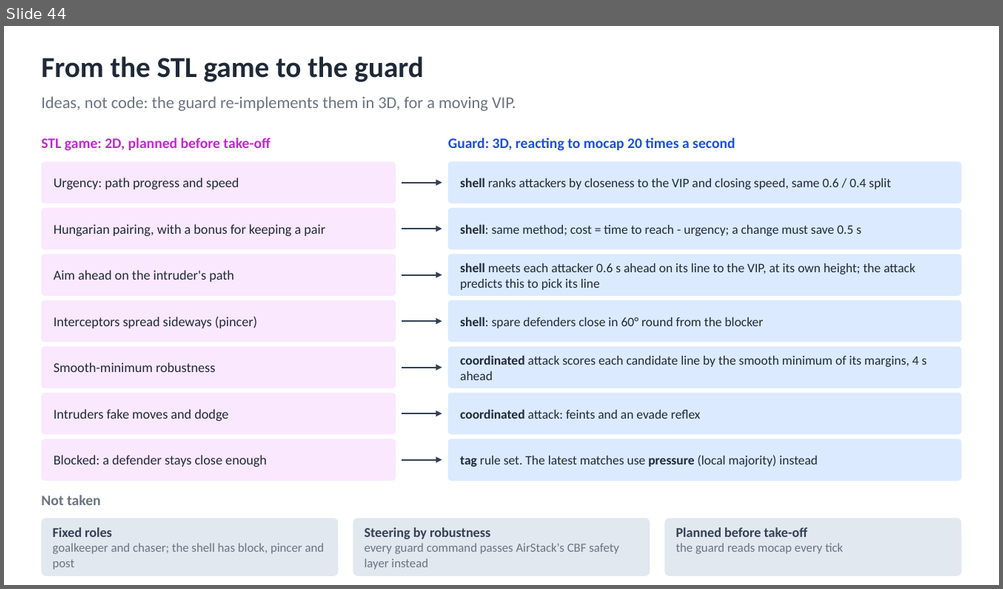
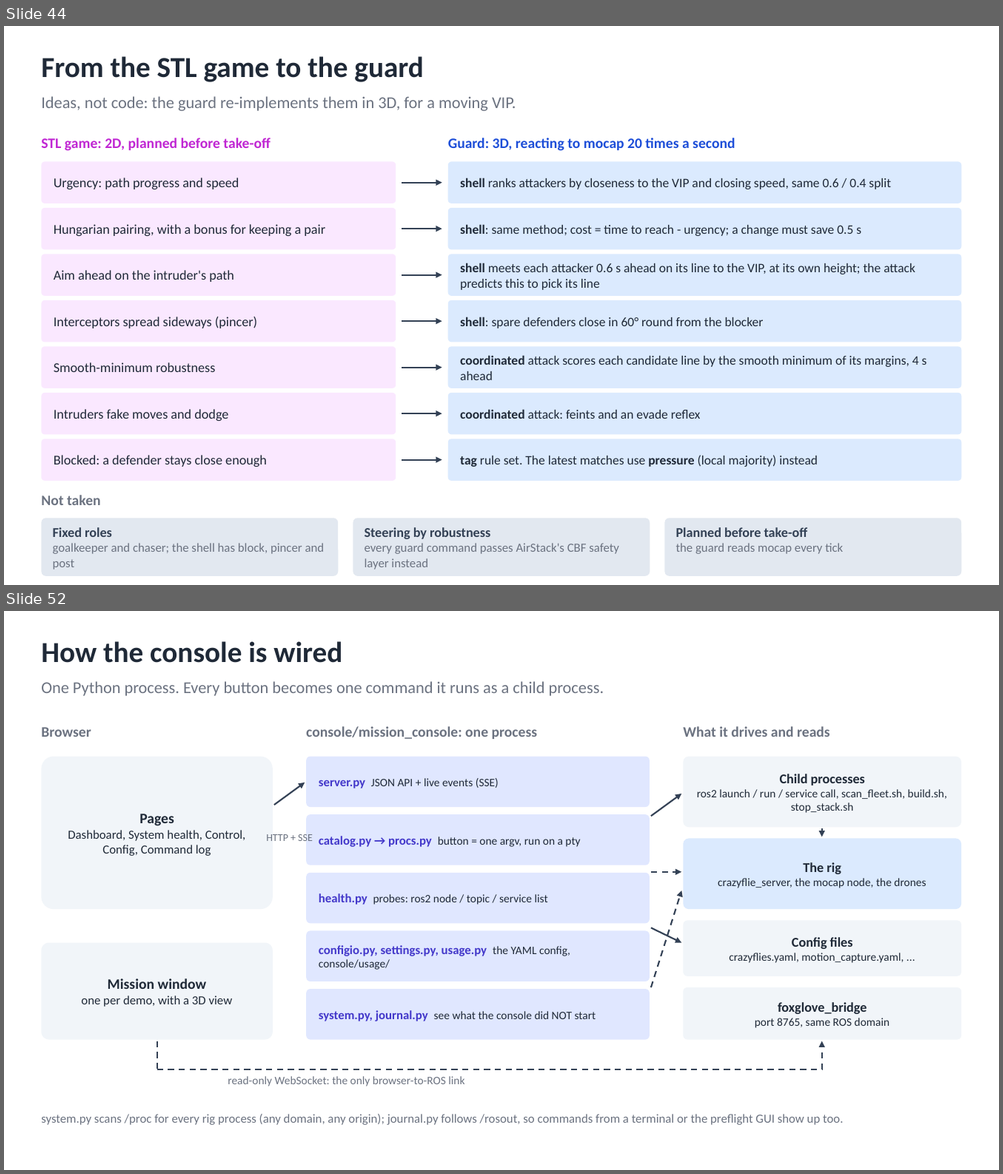
Before and after one commit to AI-DA-STC/CrazySwarm2-with-Mocap_Strike-and-Guard, a slide deck: docs/diagrams/strike-and-guard-diagrams.pptx. Shown one above the other, each under a label of ours: slide 44 before the commit, slides 44 and 52 after it; the slides between them are not shown. The pictures are 1003x589 and 1003x1174 pixels, drawn with LibreOffice and Linux fonts; fonts in the diff are those of the drawing. Boxes give left, top, right and bottom in pixels: in the first picture for what was removed or moved away, otherwise in the second. Text is boxed around its words. In the diff, an @@ line names an element or a change of style, - is before the commit and + after.

```diff
--- a/docs/diagrams/strike-and-guard-diagrams.pptx
+++ b/docs/diagrams/strike-and-guard-diagrams.pptx
@@ slide 52 added at bbox=[4, 611, 999, 1170], background #FFFFFF @@
@@ text added at bbox=[41, 641, 342, 663], 28 pt, text #1F2937, bold @@
+How the console is wired
@@ text added at bbox=[41, 681, 604, 696], 16 pt, text #6B7280 @@
+One Python process. Every button becomes one command it runs as a child process.
@@ text added at bbox=[41, 727, 91, 737], 14 pt, text #6B7280, bold @@
+Browser
@@ text added at bbox=[306, 726, 538, 739], 14 pt, text #6B7280, bold @@
+console/mission_console: one process
@@ text added at bbox=[683, 726, 830, 737], 14 pt, text #6B7280, bold @@
+What it drives and reads
@@ rounded rectangle added at bbox=[41, 757, 273, 909], fill #F1F5F9, 12 pt, text #1F2937 @@
+Pages
+Dashboard, System health, Control, Config, Command log
@@ rounded rectangle added at bbox=[306, 757, 649, 807], fill #E0E7FF, 11 pt, text #1F2937 @@
+server.py JSON API + live events (SSE)
@@ rounded rectangle added at bbox=[683, 757, 962, 827], fill #F1F5F9, 11 pt, text #1F2937 @@
+Child processes
+ros2 launch / run / service call, scan_fleet.sh, build.sh, stop_stack.sh
@@ arrow added from (274, 805) to (304, 783), #334155 1.5 pt @@
@@ arrow added from (651, 816) to (681, 794), #334155 1.5 pt @@
@@ rounded rectangle added at bbox=[306, 815, 649, 866], fill #E0E7FF, 11 pt, text #1F2937 @@
+catalog.py → procs.py button = one argv, run on a pty
@@ arrow added from (822, 829) to (822, 837), #334155 1.5 pt @@
@@ text added at bbox=[266, 834, 313, 841], 10 pt, text #6B7280 @@
+HTTP + SSE
@@ rounded rectangle added at bbox=[683, 839, 962, 909], fill #DBEAFE, 11 pt, text #1F2937 @@
+The rig
+crazyflie_server, the mocap node, the drones
@@ rounded rectangle added at bbox=[306, 873, 649, 923], fill #E0E7FF, 11 pt, text #1F2937 @@
+health.py probes: ros2 node / topic / service list
@@ arrow added from (651, 872) to (681, 872), #334155 1.5 pt dashed @@
@@ arrow added from (651, 988) to (681, 891), #334155 1.5 pt dashed @@
@@ rounded rectangle added at bbox=[683, 920, 962, 977], fill #F1F5F9, 11 pt, text #1F2937 @@
+Config files
+crazyflies.yaml, motion_capture.yaml, ...
@@ rounded rectangle added at bbox=[41, 943, 273, 1040], fill #F1F5F9, 12 pt, text #1F2937 @@
+Mission window
+one per demo, with a 3D view
@@ rounded rectangle added at bbox=[306, 931, 649, 982], fill #E0E7FF, 12 pt, text #4338CA, bold @@
+configio.py, settings.py, usage.py the YAML config, console/usage/
@@ arrow added from (651, 928) to (681, 943), #334155 1.5 pt @@
@@ rounded rectangle added at bbox=[683, 988, 962, 1040], fill #F1F5F9, 11 pt, text #1F2937 @@
+foxglove_bridge
+port 8765, same ROS domain
@@ rounded rectangle added at bbox=[306, 989, 649, 1040], fill #E0E7FF, 11 pt, text #1F2937 @@
+system.py, journal.py see what the console did NOT start
@@ line added from (157, 1042) to (157, 1070), #334155 1.5 pt dashed @@
@@ arrow added from (822, 1070) to (822, 1042), #334155 1.5 pt dashed @@
@@ line added from (157, 1070) to (822, 1070), #334155 1.5 pt dashed @@
@@ text added at bbox=[227, 1076, 464, 1087], 11 pt, text #6B7280 @@
+read-only WebSocket: the only browser-to-ROS link
@@ text added at bbox=[41, 1114, 842, 1125], 12 pt, text #6B7280 @@
+system.py scans /proc for every rig process (any domain, any origin); journal.py follows /rosout, so commands from a terminal or the preflight GUI show up too.
```
Also in this commit, not shown: 4 slides changed, 7 other slides added, 51 other files.
